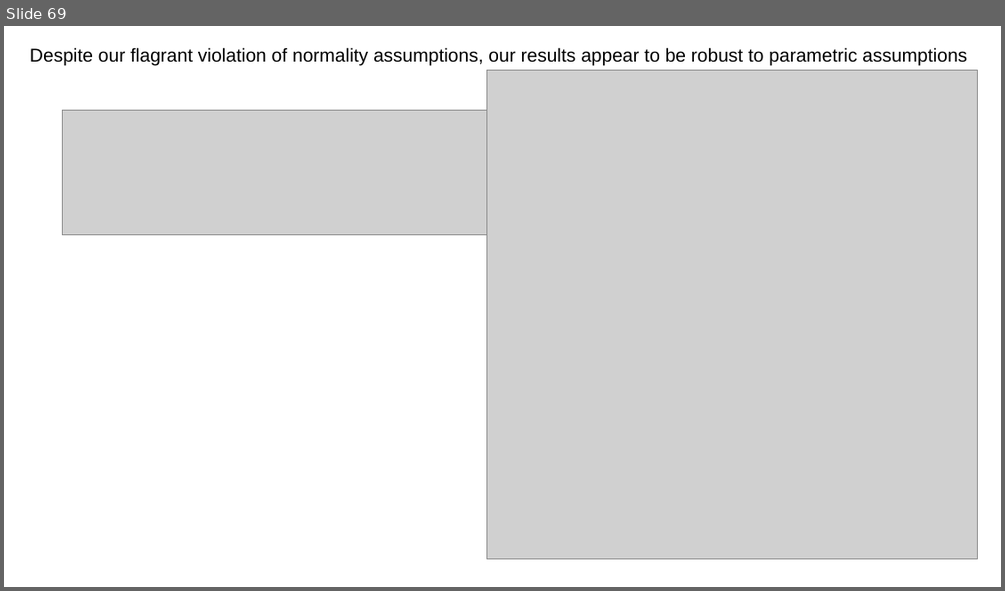
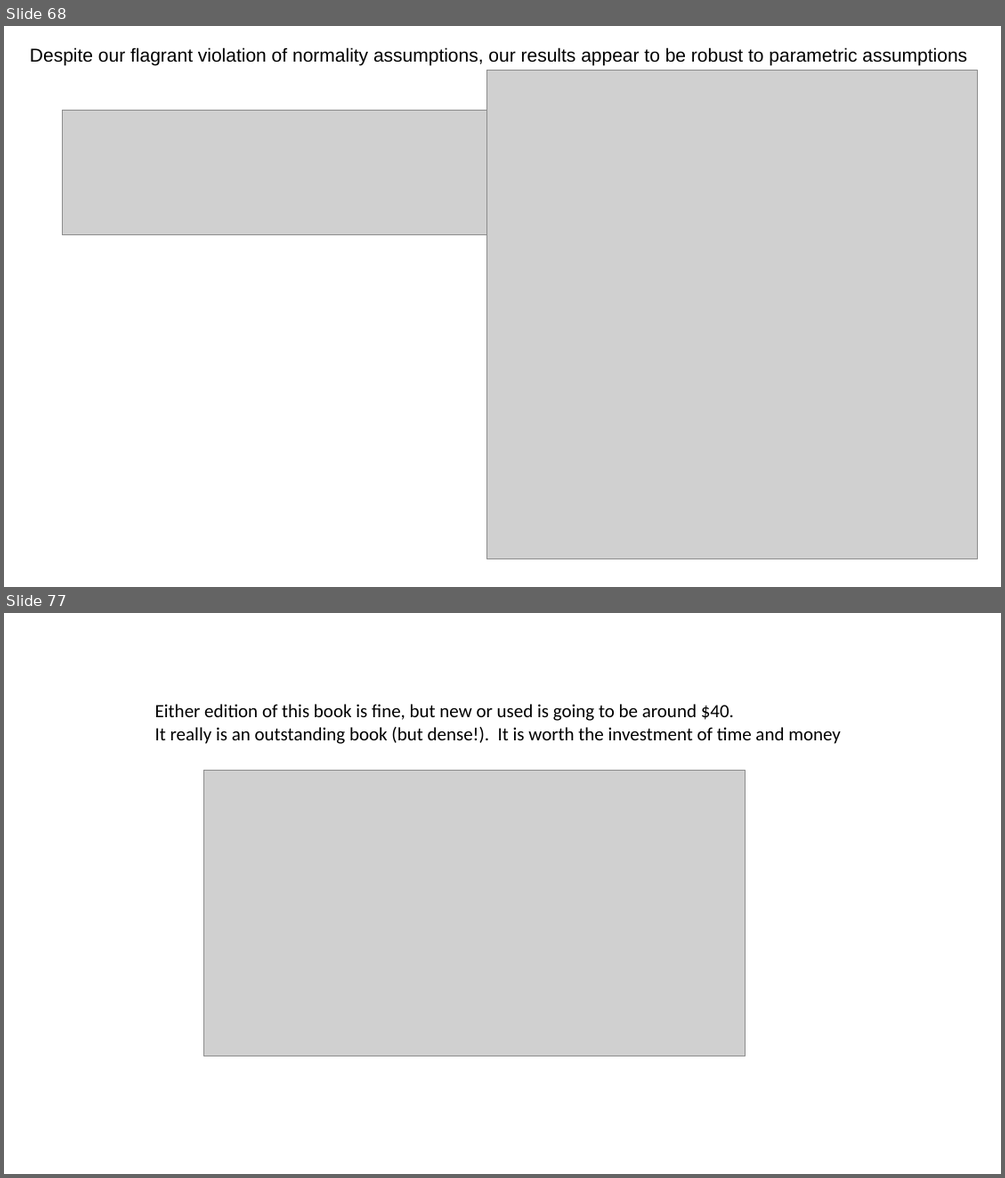
Before and after one commit to afodor/afodor.github.io, a slide deck: classes/ChapelHill2016/ChapelHillWorkshop_Fodor.pptx. Shown one above the other, each under a label of ours: slide 69 before the commit, slides 68 and 77 after it; the slides between them are not shown. The pictures are 1005x591 and 1005x1178 pixels, drawn with LibreOffice and Linux fonts; fonts in the diff are those of the drawing; grey boxes stand for pictures. Boxes give left, top, right and bottom in pixels: in the first picture for what was removed or moved away, otherwise in the second. Text is boxed around its words. In the diff, an @@ line names an element or a change of style, - is before the commit and + after.

Commit message:
add references to text books...

```diff
--- a/classes/ChapelHill2016/ChapelHillWorkshop_Fodor.pptx
+++ b/classes/ChapelHill2016/ChapelHillWorkshop_Fodor.pptx
@@ slide 77 added at bbox=[4, 613, 1001, 1174], background #FFFFFF @@
@@ text added at bbox=[155, 704, 841, 744], 18 pt, text #000000 @@
+Either edition of this book is fine, but new or used is going to be around $40.
+It really is an outstanding book (but dense!). It is worth the investment of time and money
@@ picture added at bbox=[203, 770, 745, 1055] @@
@@ what was slide 69 is now slide 68 @@
```
Also in this commit, not shown: 1 slide changed, 16 other slides added, 1 slide removed.
